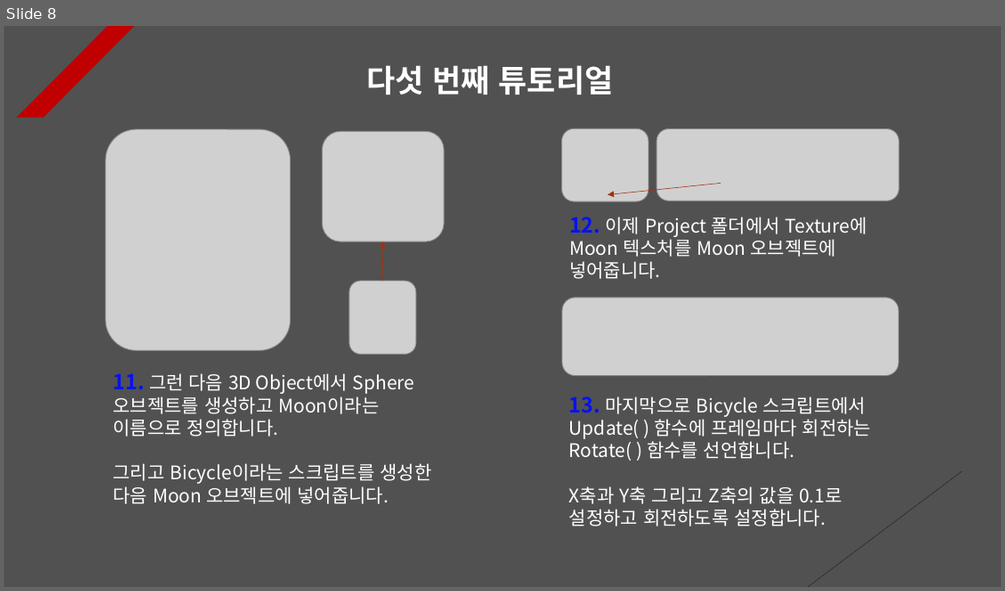
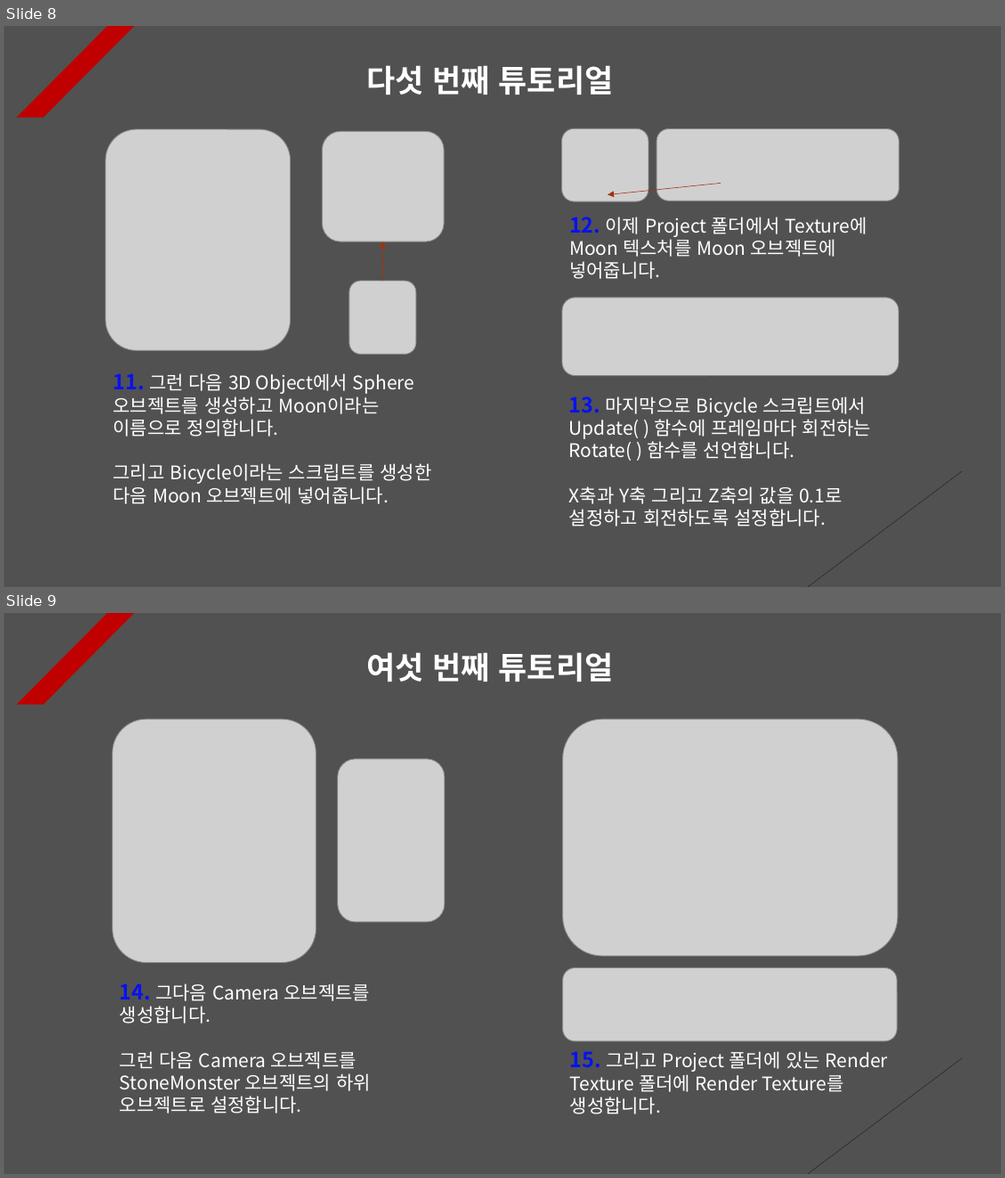
Before and after one commit to Unity2033/3D-UnityEngine, a slide deck: Assets/Class/Rotation/PPT Data/Rotation Example.pptx. Shown one above the other, each under a label of ours: slide 8 before the commit, slides 8 and 9 after it. The pictures are 1005x591 and 1005x1178 pixels, drawn with LibreOffice and Linux fonts; fonts in the diff are those of the drawing; grey boxes stand for pictures. Boxes give left, top, right and bottom in pixels: in the first picture for what was removed or moved away, otherwise in the second. Text is boxed around its words. In the diff, an @@ line names an element or a change of style, - is before the commit and + after.

Commit message:
Navigation Camera Settings
- Displays the screen output to the
  camera in real time using the render
  texture

```diff
--- a/Assets/Class/Rotation/PPT Data/Rotation Example.pptx
+++ b/Assets/Class/Rotation/PPT Data/Rotation Example.pptx
@@ slide 9 added at <box>4,613,1001,1174</box>, background #515151; not listed: 2 template elements that a slide beside it also shows @@
@@ text added at <box>366,652,614,682</box>, 30 pt, text #FFFFFF, bold @@
+여섯 번째 튜토리얼
@@ picture added at <box>113,719,316,962</box> @@
@@ picture added at <box>563,719,898,957</box> @@
@@ picture added at <box>338,759,445,922</box> @@
@@ text added at <box>120,983,371,1113</box>, 18 pt, text #FFFFFF @@
+14. 그다음 Camera 오브젝트를 생성합니다.
+그런 다음 Camera 오브젝트를 StoneMonster 오브젝트의 하위 오브젝트로 설정합니다.
@@ picture added at <box>563,967,897,1041</box> @@
@@ text added at <box>570,1051,888,1114</box>, 18 pt, text #FFFFFF @@
+15. 그리고 Project 폴더에 있는 Render Texture 폴더에 Render Texture를 생성합니다.
```
Also in this commit, not shown: 1 slide changed, 2 other slides added, 6 other files.
